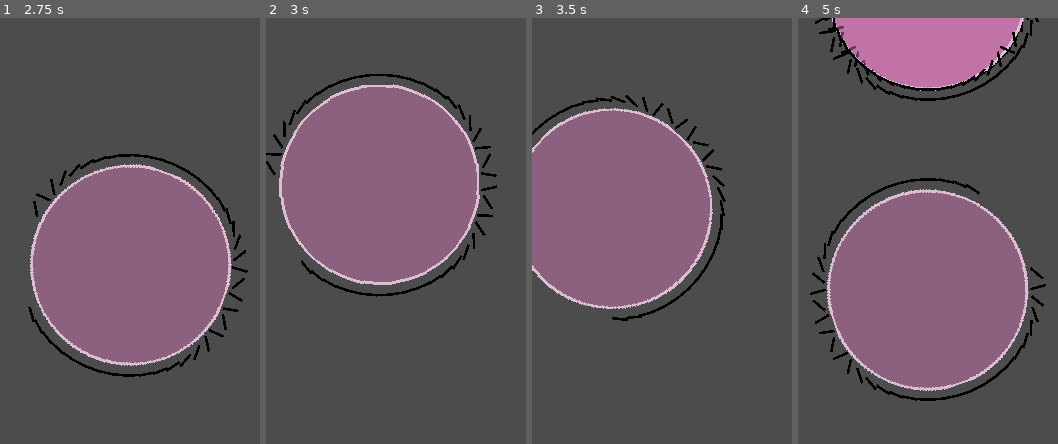
Above: before the commit, frames 1-4 (left to right).
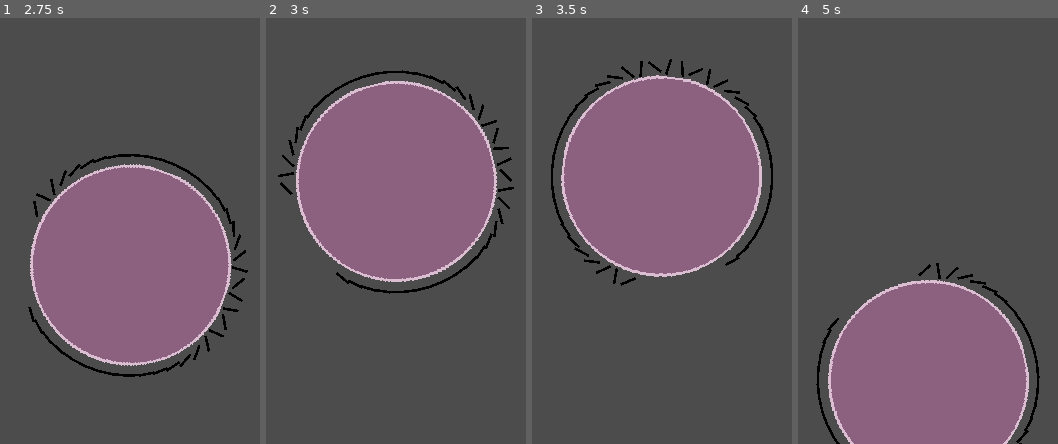
Above: after the commit, the same moments.

Repository: albielee/RING_BOUND
Game: Godot game, scene res://World/World.tscn
The game is run twice, just before and just after one commit, with the same random seed, the same clock (stepped at 60 frames per second) and the same inputs.
Inputs:
- Up to frame 1 (2.75 s): hold Up (ui_up) 0.53-1.28 s; tap Space (jump) at 0.77, 1.52 s; hold Up (ui_up) from 2.03 s (still down)
- Up to frame 2 (3 s): keep holding Up (ui_up)
- Up to frame 3 (3.5 s): keep holding Up (ui_up); tap Space (jump) at 3.02 s
- Up to frame 4 (5 s): release Up (ui_up) at 3.53 s; tap Space (jump) at 3.77, 4.52 s

Frame 1 is identical in both runs. In frame 2, 9.6% of the frame differs, in the area x 0-96%, y 12-66%; in frame 3, 22%; in frame 4, 41%, in the area x 4-96%, y 0-100%.

Commit message:
Rotation Item ability
Let Rotator Item rotate with ring

Diff:
--- a/Loop/Loop.tscn
+++ b/Loop/Loop.tscn
@@ -19,6 +19,9 @@
 	create_circle(segment_count, radius)
 
 	#$debugImage.scale = Vector2(1.2,1.2)
+	add_rotator(34,1)
+
+	add_rotator(20,0)
 	#add_spike(34,1)
 	#add_spike(13,1)
 	#add_spike(45,1)
@@ -52,6 +55,16 @@
 		line.get_node(\"LineSprite\").rotation = tan(dir_a)
 
 		segment_lines.append(line)
+
+func add_rotator(pos, outside):
+	var place_pos = (segment_lines[pos].shape.a+segment_lines[pos].shape.b)/2
+	var rotator = load(\"res://Environment/Items/ItemRotate.tscn\").instance()
+
+	add_child(rotator)
+
+	rotator.look_at(transform.origin)
+	rotator.transform.origin = place_pos-transform.origin + Vector2(-40*cos(rotator.rotation),-40*sin(rotator.rotation))*outside + Vector2(40*cos(rotator.rotation),40*sin(rotator.rotation))*(1-outside)
+	rotator.rotate(0.3)
 
 func add_spike(pos, outside):
 	var place_pos = (segment_lines[pos].shape.a+segment_lines[pos].shape.b)/2
--- a/World/World.tscn
+++ b/World/World.tscn
@@ -43,4 +43,4 @@
 shape = SubResource( 1 )
 
 [node name="ItemRotate" parent="." instance=ExtResource( 5 )]
-position = Vector2( 0, 100 )
+position = Vector2( 472, -3 )
